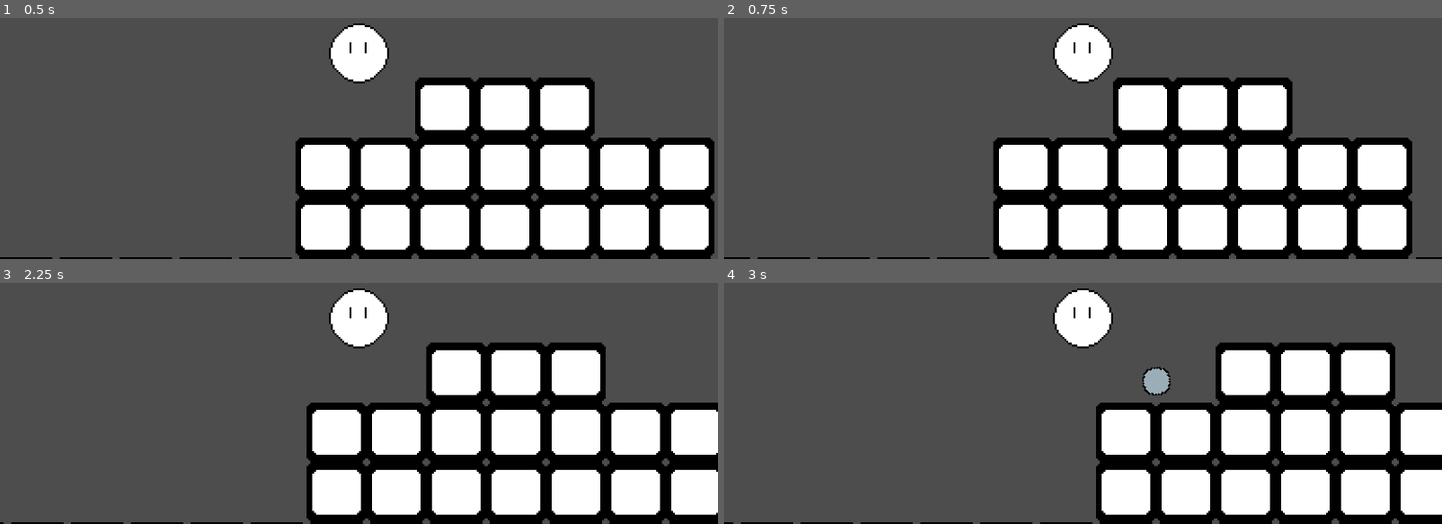
Above: before the commit, frames 1-4 (two rows, left to right).
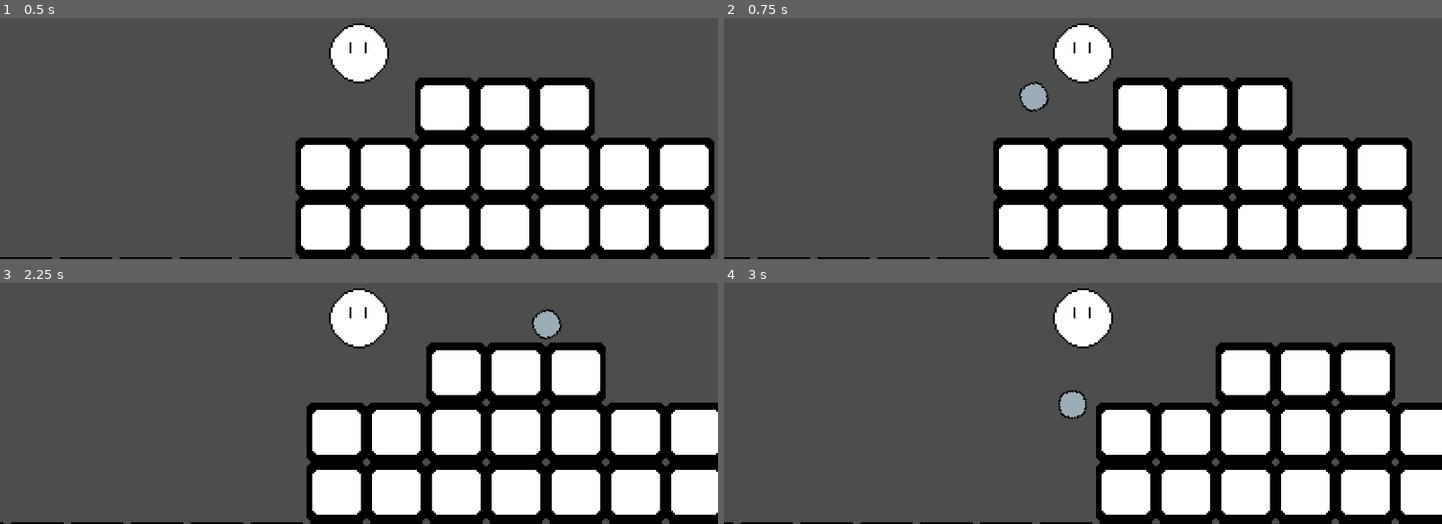
Above: after the commit, the same moments.

Repository: JoshuaKlot/BinghamtonGameJam3
Game: Godot game, scene res://scenes/main.tscn
The game is run twice, just before and just after one commit, with the same random seed, the same clock (stepped at 60 frames per second) and the same inputs.
Inputs (mouse positions are in pixels of both pictures, inside the frame that each line leads up to):
- Up to frame 1 (0.5 s): no input
- Up to frame 2 (0.75 s): tap Enter (ui_accept) at 0.5 s; move the mouse to (1240, 37) at 0.52 s; hold Right (ui_right) from 0.53 s (still down); tap Space (shoot) at 0.6 s
- Up to frame 3 (2.25 s): tap Enter (ui_accept) at 0.77, 1.25, 1.52, 2 s; move the mouse to (215, 343) at 1.27 s; tap Space (shoot) at 1.35, 2.1 s; move the mouse to (outside the picture) at 2.02 s; release Right (ui_right) at 2.03 s; hold Left (ui_left) from 2.03 s (still down)
- Up to frame 4 (3 s): move the mouse to (1047, 403) at 2.77 s; release Left (ui_left) at 2.78 s; hold Right (ui_right) from 2.78 s (still down); tap Space (shoot) at 2.85 s

Frame 1 is identical in both runs. In frame 2, 0.4% of the frame differs, in the area x 41-46%, y 26-40%; in frame 3, 0.4%; in frame 4, 0.8%, in the area x 46-63%, y 34-57%.

Commit message:
mid add of change scene collision menu
praying for now merge problems personal github skillissue

Diff:
--- /dev/null
+++ b/platformer/MoveScene.tscn
@@ -0,0 +1,9 @@
+[gd_scene load_steps=2 format=3 uid="uid://r77fimuibc7k"]
+
+[ext_resource type="Script" path="res://Scripts/move_scene.gd" id="1_bwx1i"]
+
+[node name="Area2D" type="Area2D"]
+position = Vector2(6, 3)
+script = ExtResource("1_bwx1i")
+
+[connection signal="body_entered" from="." to="." method="_on_body_entered"]
--- /dev/null
+++ b/platformer/Scripts/move_scene.gd
@@ -0,0 +1,8 @@
+extends Area2D
+
+
+
+func _on_body_entered(body: Node2D) -> void:
+	print("Entered Collision")
+	#$PopupMenu.popup()
+	#pass # Replace with function body.
--- a/platformer/scenes/main.tscn
+++ b/platformer/scenes/main.tscn
@@ -1,13 +1,17 @@
-[gd_scene load_steps=3 format=3 uid="uid://dybkast5eobiq"]
+[gd_scene load_steps=6 format=3 uid="uid://dybkast5eobiq"]
 
 [ext_resource type="PackedScene" uid="uid://dyfxlgagnxf2k" path="res://scenes/player.tscn" id="1_0hff1"]
 [ext_resource type="PackedScene" uid="uid://dmypeyjjb8hn1" path="res://scenes/tile_map.tscn" id="2_2o4me"]
+[ext_resource type="PackedScene" uid="uid://r77fimuibc7k" path="res://MoveScene.tscn" id="2_xb21l"]
+[ext_resource type="Script" path="res://scenes/popup_menu.gd" id="3_hsfft"]
+
+[sub_resource type="RectangleShape2D" id="RectangleShape2D_41jvn"]
+size = Vector2(34.5, 20)
 
 [node name="Main" type="Node"]
 
 [node name="CharacterBody2D" parent="." instance=ExtResource("1_0hff1")]
 position = Vector2(2, -141)
-collision_layer = 0
 
 [node name="Camera2D" type="Camera2D" parent="CharacterBody2D"]
 position = Vector2(0, 2)
@@ -15,3 +19,12 @@
 zoom = Vector2(3, 3)
 
 [node name="TileMapLayer" parent="." instance=ExtResource("2_2o4me")]
+
+[node name="PopupMenu" type="PopupMenu" parent="."]
+script = ExtResource("3_hsfft")
+
+[node name="MoveScene" parent="." instance=ExtResource("2_xb21l")]
+
+[node name="CollisionShape2D" type="CollisionShape2D" parent="MoveScene"]
+position = Vector2(77, -156)
+shape = SubResource("RectangleShape2D_41jvn")
--- /dev/null
+++ b/platformer/scenes/move_menu.tscn
@@ -0,0 +1,9 @@
+[gd_scene format=3 uid="uid://cquxcf01odjb2"]
+
+[node name="MoveMenu" type="Control"]
+layout_mode = 3
+anchors_preset = 15
+anchor_right = 1.0
+anchor_bottom = 1.0
+grow_horizontal = 2
+grow_vertical = 2
--- /dev/null
+++ b/platformer/scenes/popup_menu.gd
@@ -0,0 +1,11 @@
+extends PopupMenu
+
+
+# Called when the node enters the scene tree for the first time.
+func _ready() -> void:
+	pass # Replace with function body.
+
+
+# Called every frame. 'delta' is the elapsed time since the previous frame.
+func _process(delta: float) -> void:
+	pass
